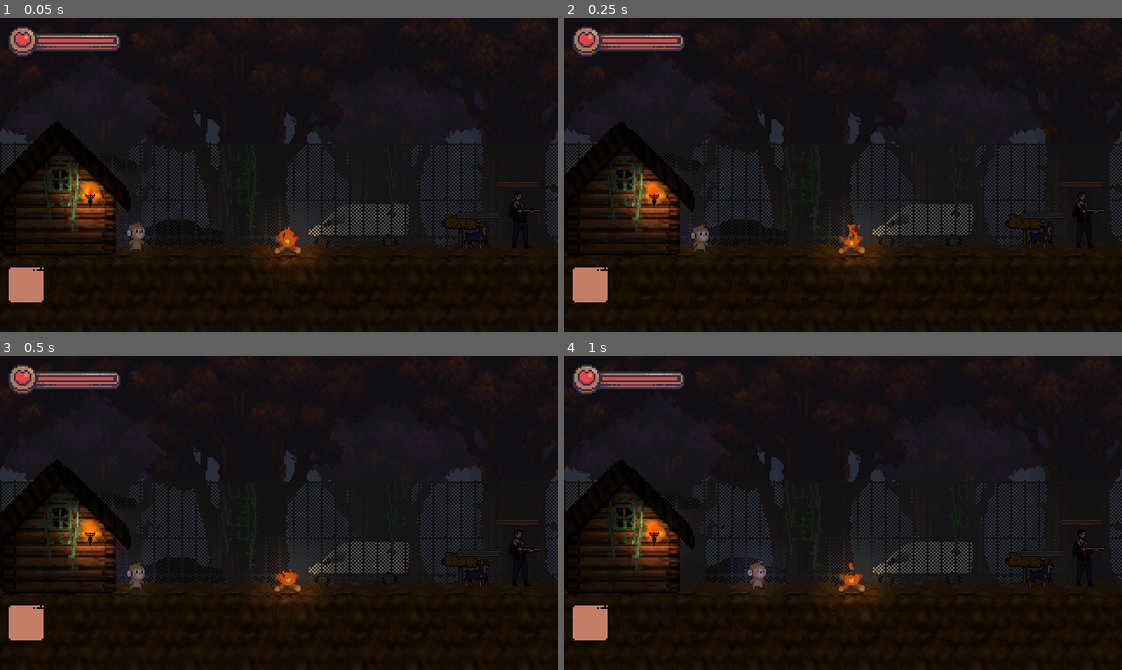
Above: before the commit, frames 1-4 (two rows, left to right).
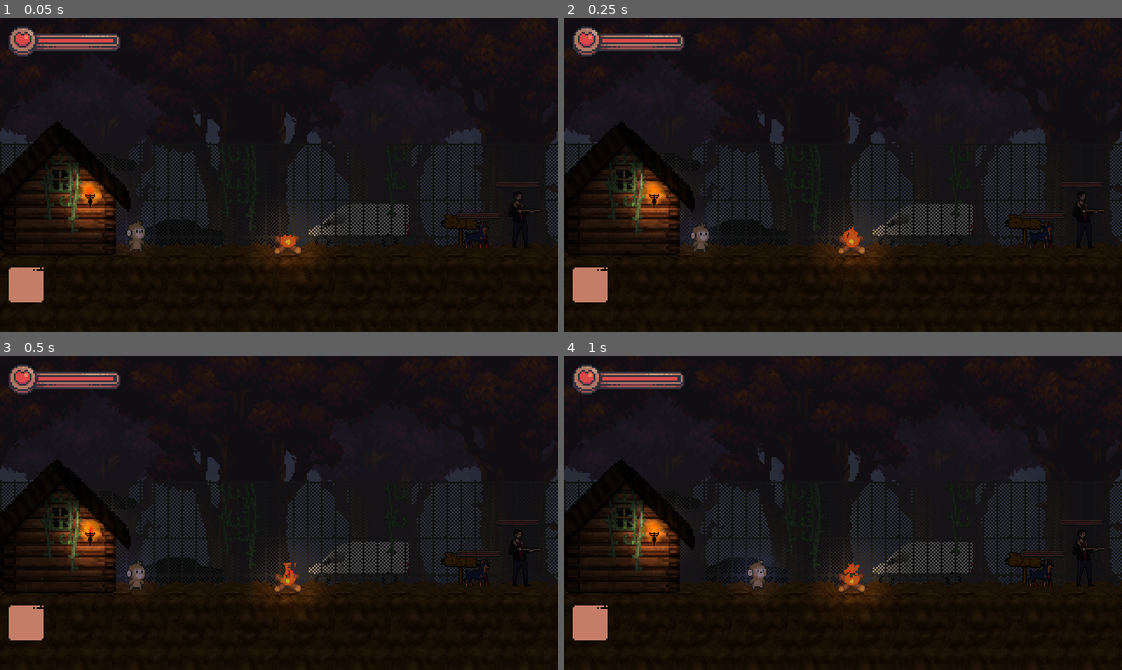
Above: after the commit, the same moments.

Repository: Gabriel-Mene/UntamedSouls2D
Game: Godot game, scene res://scenes/management/level1.tscn
Same seed, same stepped clock (60 frames per second), same inputs: the game is played once before the commit and once after it. The project has no main scene, so this scene is started directly.
Inputs (mouse positions are in pixels of both pictures, inside the frame that each line leads up to):
- Up to frame 1 (0.05 s): no input
- Up to frame 2 (0.25 s): no input
- Up to frame 3 (0.5 s): no input
- Up to frame 4 (1 s): move the mouse to (965, 497) at 0.52 s; hold Right (ui_right) from 0.53 s (still down); click (965, 497) at 0.6 s; tap Space (ui_select) at 0.77 s

The runs differ from the first frame. In frame 1, 0.1% of the frame differs, in the area x 14-53%, y 52-73%; in frame 2, 0.1%; in frame 3, 0.1%, in the area x 13-54%, y 52-73%; in frame 4, 0.1%.

Commit message:
Função de cura do item no inventario

Diff:
--- a/scenes/interface/player/inventory/equipment_container.tscn
+++ b/scenes/interface/player/inventory/equipment_container.tscn
@@ -190,3 +190,6 @@
 anims/RESET = SubResource( 2 )
 anims/hide_container = SubResource( 3 )
 anims/show_container = SubResource( 4 )
+
+[connection signal="mouse_entered" from="ConsumableBackground" to="ConsumableBackground" method="on_mouse_entered"]
+[connection signal="mouse_exited" from="ConsumableBackground" to="ConsumableBackground" method="on_mouse_exited"]
--- a/scenes/management/level1.tscn
+++ b/scenes/management/level1.tscn
@@ -130,7 +130,6 @@
 scale = Vector2( 0.6, 0.6 )
 frames = SubResource( 7 )
 animation = "Idle"
-frame = 3
 speed_scale = 2.5
 playing = true
 
@@ -191,7 +190,6 @@
 scale = Vector2( 0.5, 0.5 )
 frames = SubResource( 2 )
 animation = "torch"
-frame = 2
 playing = true
 
 [node name="Light" type="Light2D" parent="leveldesign/torches"]
--- a/scripts/interface/player/consumable_slot.gd
+++ b/scripts/interface/player/consumable_slot.gd
@@ -65,3 +65,41 @@
 	consumable_amount.text = str(consumable_item_amount)
 	consumable_item.texture = item_texture
 	consumable_amount.show()
+
+func _process(_delta: float) -> void:
+	if Input.is_action_just_pressed("click") and can_click:
+		if consumable_item_amount > 0:
+			match consumable_item_type:
+				"Health":
+					get_tree().call_group("player_stats", "update_health", "Increase", consumable_item_type_value)
+
+				"Mana":
+					get_tree().call_group("player_stats", "update_mana", "Increase", consumable_item_type_value)
+
+			consumable_item_amount -= 1
+
+			if consumable_item_amount == 0:
+				reset()
+
+			consumable_amount.text = str(consumable_item_amount)
+
+func on_mouse_entered():
+	can_click = true
+	modulate.a = 0.5
+
+
+func on_mouse_exited():
+	can_click = false
+	modulate.a = 1.0
+
+
+func reset() -> void:
+	consumable_item_name = ""
+	consumable_item_type = ""
+	consumable_texture_path = ""
+
+	consumable_item_price = 0
+	consumable_item_type_value = 0
+
+	consumable_amount.hide()
+	consumable_item.texture = null
